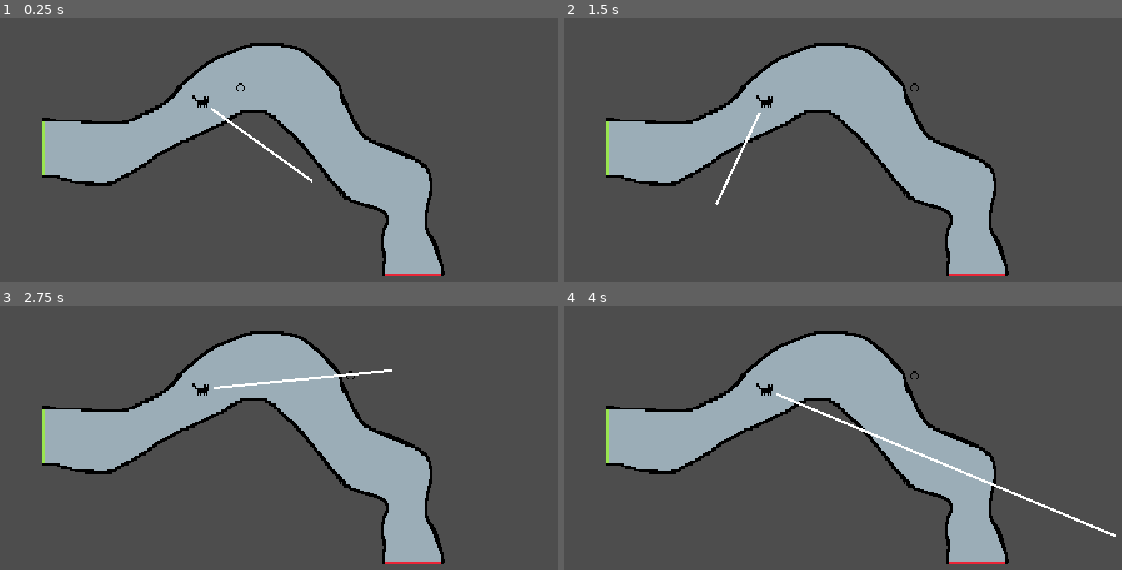
Above: before the commit, frames 1-4 (two rows, left to right).
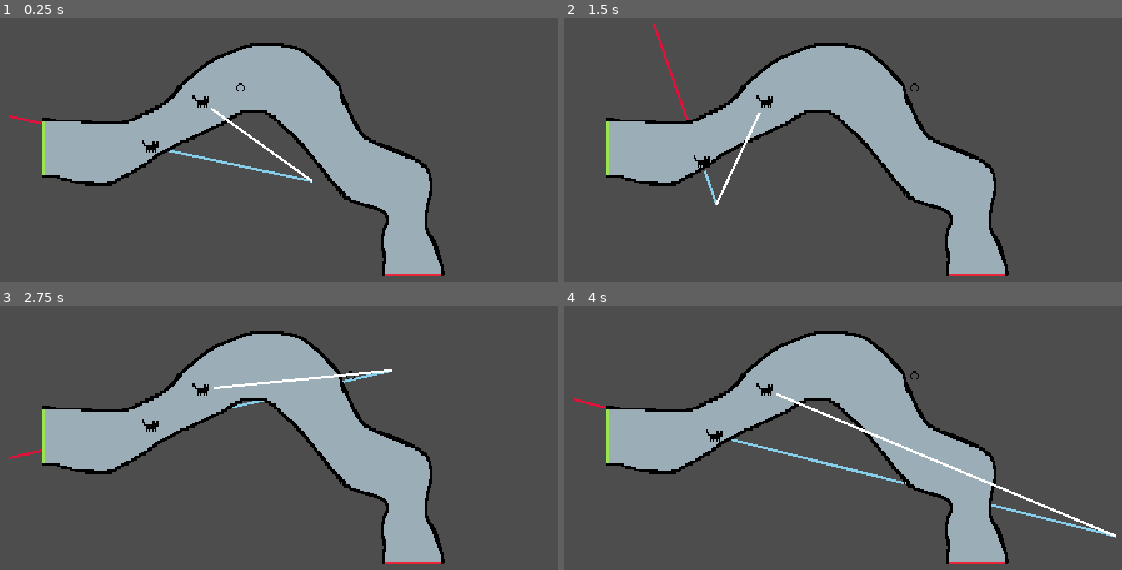
Above: after the commit, the same moments.

Repository: Anna-Toosey/Black-cat-jam-2024
Game: Godot game, scene res://scenes/main.tscn
Two runs of this game, one before a commit and one after it. Both use one fixed random seed, a clock stepped at 60 frames per second and the inputs below.
Inputs (mouse positions are in pixels of both pictures, inside the frame that each line leads up to):
- Up to frame 1 (0.25 s): no input
- Up to frame 2 (1.5 s): tap Enter at 0.5 s; move the mouse to (1049, 157) at 0.52 s; hold D (right) 0.53-1.28 s; tap Space at 1.25 s; move the mouse to (714, 202) at 1.27 s; hold S (down) from 1.28 s (still down)
- Up to frame 3 (2.75 s): tap Enter at 2 s; move the mouse to (390, 369) at 2.02 s; release S (down) at 2.03 s; hold D (right) from 2.03 s (still down)
- Up to frame 4 (4 s): tap Space at 2.75 s; move the mouse to (837, 559) at 2.77 s; release D (right) at 2.78 s; hold W (up) 2.78-3.53 s; tap Enter at 3.5 s; move the mouse to (1116, 535) at 3.52 s; hold A (left) from 3.53 s (still down)

The runs differ from the first frame. In frame 1, 0.4% of the frame differs, in the area x 1-56%, y 36-63%; in frame 2, 0.3%; in frame 3, 0.2%; in frame 4, 0.6%, in the area x 1-99%, y 34-88%.

Commit message:
ADD: Updated aiming

Diff:
--- /dev/null
+++ b/scenes/main.gd
@@ -0,0 +1,11 @@
+extends Node2D
+
+@onready var player = $Player
+
+func _process(_delta):
+	queue_redraw()
+
+func _draw():
+	if player.aiming and player.pivot_position.distance_to(player.cursor_position) >= 24:
+		draw_line(player.pivot_position + player.pivot_position.direction_to(player.cursor_position) * 24, player.cursor_position, Color.SKY_BLUE, 2)
+		draw_line(player.pivot_position, player.target_position, Color.CRIMSON, 2)
--- a/scenes/main.tscn
+++ b/scenes/main.tscn
@@ -1,11 +1,14 @@
-[gd_scene load_steps=5 format=3 uid="uid://c1a46qsp40wo3"]
+[gd_scene load_steps=7 format=3 uid="uid://c1a46qsp40wo3"]
 
+[ext_resource type="Script" path="res://scenes/main.gd" id="1_bf1pa"]
 [ext_resource type="PackedScene" uid="uid://cyt61minkmxsm" path="res://scenes/cats/cat.tscn" id="1_jg0ig"]
 [ext_resource type="PackedScene" uid="uid://bv5aa7ngemdfq" path="res://scenes/track/track.tscn" id="2_20unx"]
 [ext_resource type="PackedScene" uid="uid://dcnh3l82vl7ne" path="res://scenes/yarn/yarn.tscn" id="2_e7cld"]
 [ext_resource type="PackedScene" uid="uid://6d5et57ymnkr" path="res://scenes/track/finish.tscn" id="4_bvwbf"]
+[ext_resource type="PackedScene" uid="uid://buns2370nmtpv" path="res://scenes/player.tscn" id="6_64bo1"]
 
 [node name="Main" type="Node2D"]
+script = ExtResource("1_bf1pa")
 
 [node name="Track" parent="." instance=ExtResource("2_20unx")]
 position = Vector2(265, 163)
@@ -20,3 +23,7 @@
 
 [node name="Finish" parent="." instance=ExtResource("4_bvwbf")]
 position = Vector2(403, 256.7)
+
+[node name="Player" parent="." instance=ExtResource("6_64bo1")]
+position = Vector2(175, 149)
+aiming = true
--- /dev/null
+++ b/scenes/player.gd
@@ -0,0 +1,18 @@
+extends Node2D
+
+@onready var cat_sprite = $CatSprite
+
+@export var aiming: bool = false
+
+var pivot_position: Vector2
+var cursor_position: Vector2
+var target_position: Vector2i
+
+func _process(_delta):
+	if not aiming:
+		return
+
+	pivot_position = position
+	cursor_position = get_global_mouse_position()
+	target_position = pivot_position + cursor_position.direction_to(pivot_position) * 100
+	cat_sprite.global_position = pivot_position + pivot_position.direction_to(cursor_position) * 16
--- /dev/null
+++ b/scenes/player.tscn
@@ -0,0 +1,10 @@
+[gd_scene load_steps=3 format=3 uid="uid://buns2370nmtpv"]
+
+[ext_resource type="Script" path="res://scenes/player.gd" id="1_56nu0"]
+[ext_resource type="Texture2D" uid="uid://dqs8f8ar0v2q0" path="res://assets/sprites/test/cat_test.png" id="2_3ea5q"]
+
+[node name="Player" type="Node2D"]
+script = ExtResource("1_56nu0")
+
+[node name="CatSprite" type="Sprite2D" parent="."]
+texture = ExtResource("2_3ea5q")
